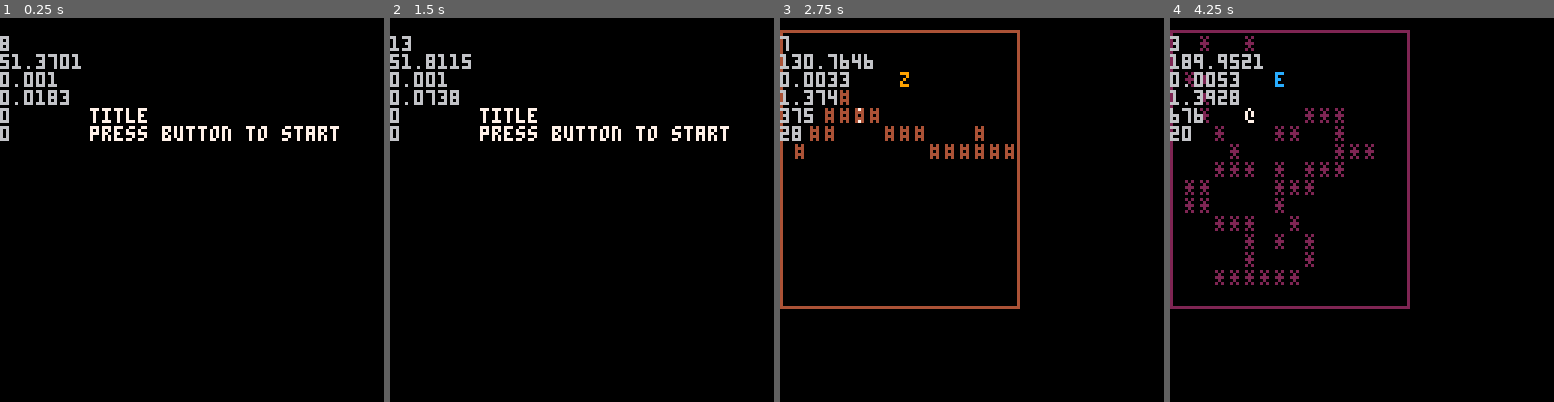
Above: before the commit, frames 1-4 (left to right).
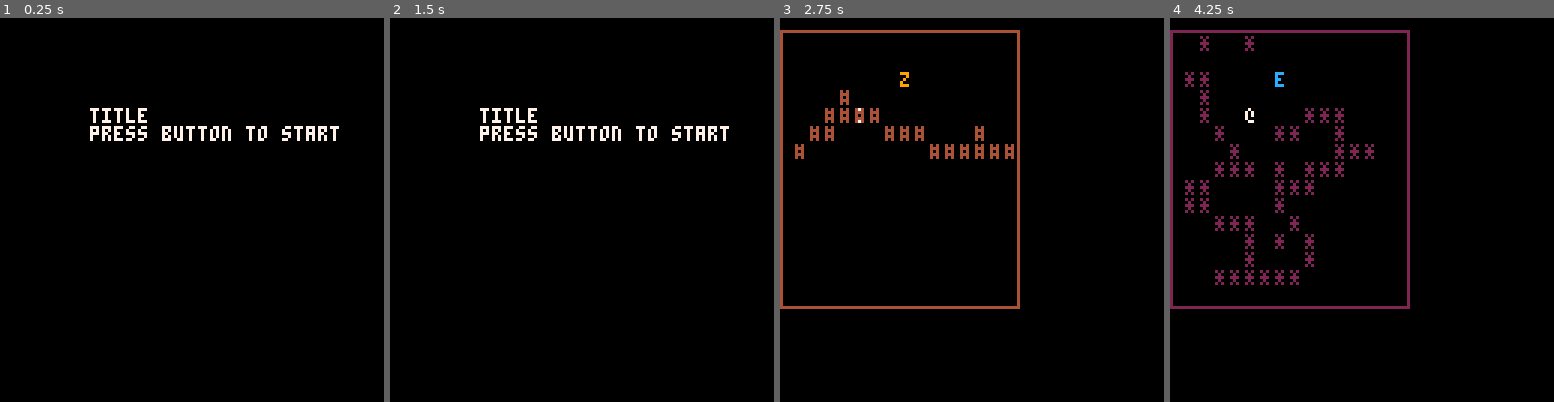
Above: after the commit, the same moments.

Repository: arnodick/castle
Game: PICO-8 cartridge castle.p8
Two runs of this game, one before a commit and one after it. Both use one fixed random seed, a clock stepped at 60 frames per second and the inputs below.
Inputs:
- Up to frame 1 (0.25 s): no input
- Up to frame 2 (1.5 s): tap X (X key) at 0.33, 1.07 s; tap O (Z key) at 0.7 s
- Up to frame 3 (2.75 s): hold Right 1.6-2.1 s; tap O (Z key) at 1.7, 2.1, 2.5 s; tap X (X key) at 1.85 s; hold Up 2.15-2.42 s; hold Right from 2.47 s (still down)
- Up to frame 4 (4.25 s): tap O (Z key) every 0.4 s from 2.9 to 4.1 s; tap X (X key) at 2.97, 4.08 s; release Right at 3.03 s; hold Left 3.08-3.58 s; hold Down 3.63-3.97 s; hold Right from 4.02 s (still down)

The runs differ from the first frame. In frame 1, 1.2% of the frame differs, in the area x 0-22%, y 4-33%; in frame 2, 1.2%; in frame 3, 1.3%; in frame 4, 1.5%, in the area x 0-25%, y 4-33%.

Commit message:
sweet multi party death mechanic

Diff:
--- a/castle.p8
+++ b/castle.p8
@@ -4,7 +4,7 @@
 --cash castle
 --by ashley pringle
 
-debug=true
+debug=false
 debug_l={}
 debug_l[4]=0
 
@@ -77,6 +77,19 @@
 		a.c=9
 		a.m=2
 		add(actortypes,a)
+	end
+end
+
+function rooms_i()
+	rooms={}
+	roomspawns={}
+	for b=0,3 do
+		rooms[b]={}
+		roomspawns[b]=true
+		for a=0,15 do
+			--rooms[b][a]=(a%4)
+			rooms[b][a]=flr(rnd(8))
+		end
 	end
 end
 
@@ -124,17 +137,6 @@
 			if cell>0 then
 				makeactor(cell,a,b)
 			end
-		end
-	end
-end
-
-function rooms_i()
-	rooms={}
-	for b=0,3 do
-		rooms[b]={}
-		for a=0,15 do
-			--rooms[b][a]=(a%4)
-			rooms[b][a]=flr(rnd(8))
 		end
 	end
 end
@@ -229,6 +231,9 @@
 			else
 				sfx(1)
 				mset(t.x,t.y,0)
+				if t==p then
+					roomspawns[level]=false
+				end
 				del(actors,t)
 				del(actors.creatures,t)
 			end
@@ -297,9 +302,13 @@
 		sector_a=4
 		room_w=sector_s*sector_a
 		loadmap(room_w,sector_a)
-		p=makeactor(1,5,5)
+		if roomspawns[level] then
+			p=makeactor(1,5,5)
+		end
+		if p!=nil then
 		cam[1]=flr(p.x/sector_s)*sector_s*cellw
 		cam[2]=flr(p.y/sector_s)*sector_s*cellh
+		end
 		loadactors(room_w)
 	end
 end
@@ -313,13 +322,14 @@
 	end
 	if s==1 then
 		if btnp()>0 then
-			--foreach(actors,doactor)
 			foreach(actors.creatures,doactor)
 			debug_l[4]=0
 		end
 		foreach(actors.creatures,shakeactor)
+		if p!=nil then
 		cam[1]=flr(p.x/sector_s)*sector_s*cellw
 		cam[2]=flr(p.y/sector_s)*sector_s*cellh
+		end
 		if btnp(4) then
 			level+=1
 			if level>3 then level=0 end
